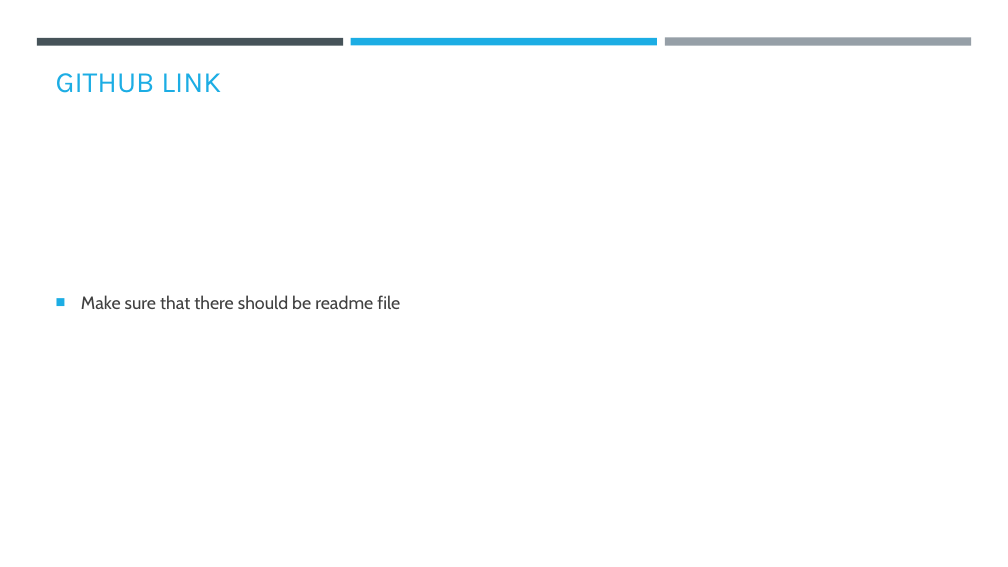
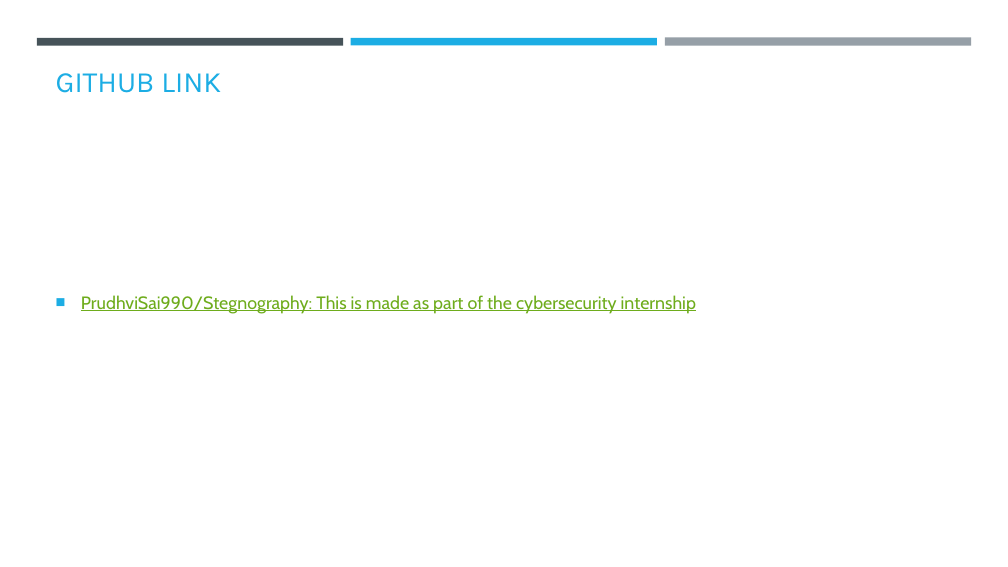
Before and after one commit to PrudhviSai990/Stegnography, a slide deck: slide 12 of Stegnography.pptx. Drawn at 1008x567 pixels with LibreOffice and Linux fonts; fonts in the diff are those of the drawing; background and template pictures are left out. Boxes give left, top, right and bottom in pixels: in the first picture for what was removed or moved away, otherwise in the second. Text is boxed around its words. In the diff, an @@ line names an element or a change of style, - is before the commit and + after.

```diff
--- a/Stegnography.pptx
+++ b/Stegnography.pptx
@@ text at (81,295,696,314): text changed; text colour #404040 to #6EAC1C @@
-■ Make sure that there should be readme file
+■ PrudhviSai990/Stegnography: This is made as part of the cybersecurity internship
```
Also in this commit, not shown: 5 other slides changed, 1 slide removed.
